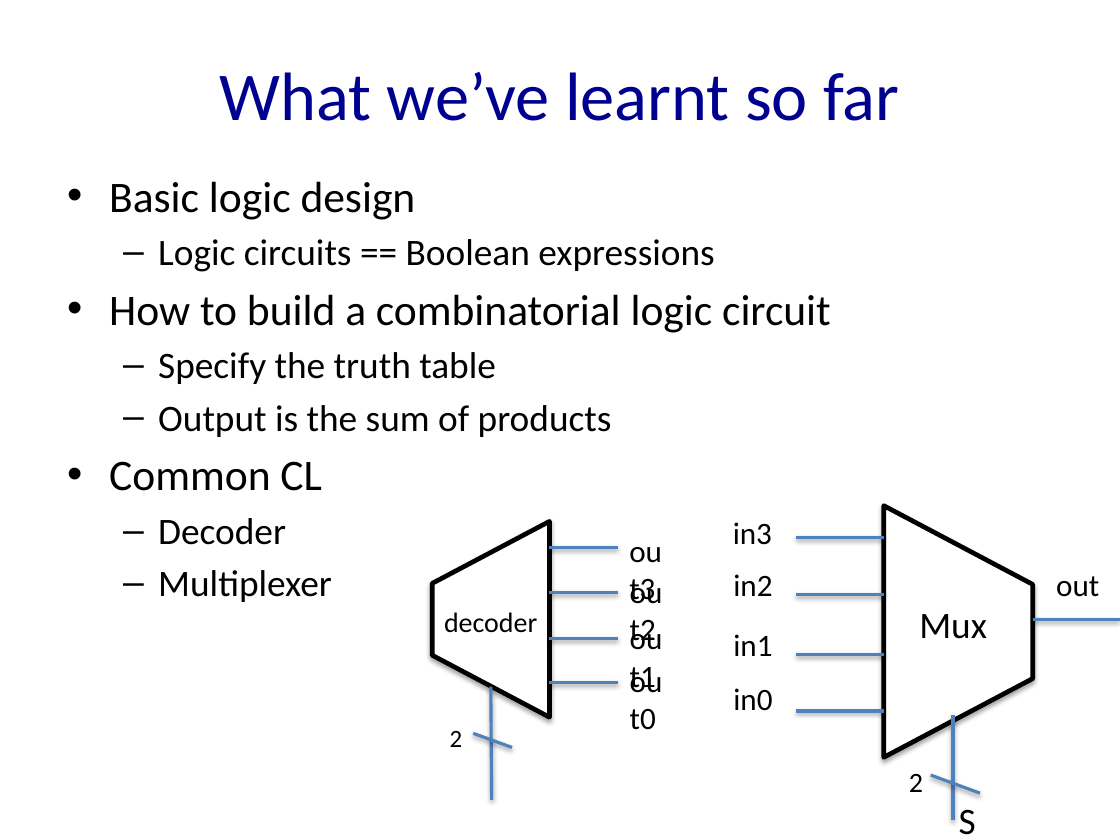
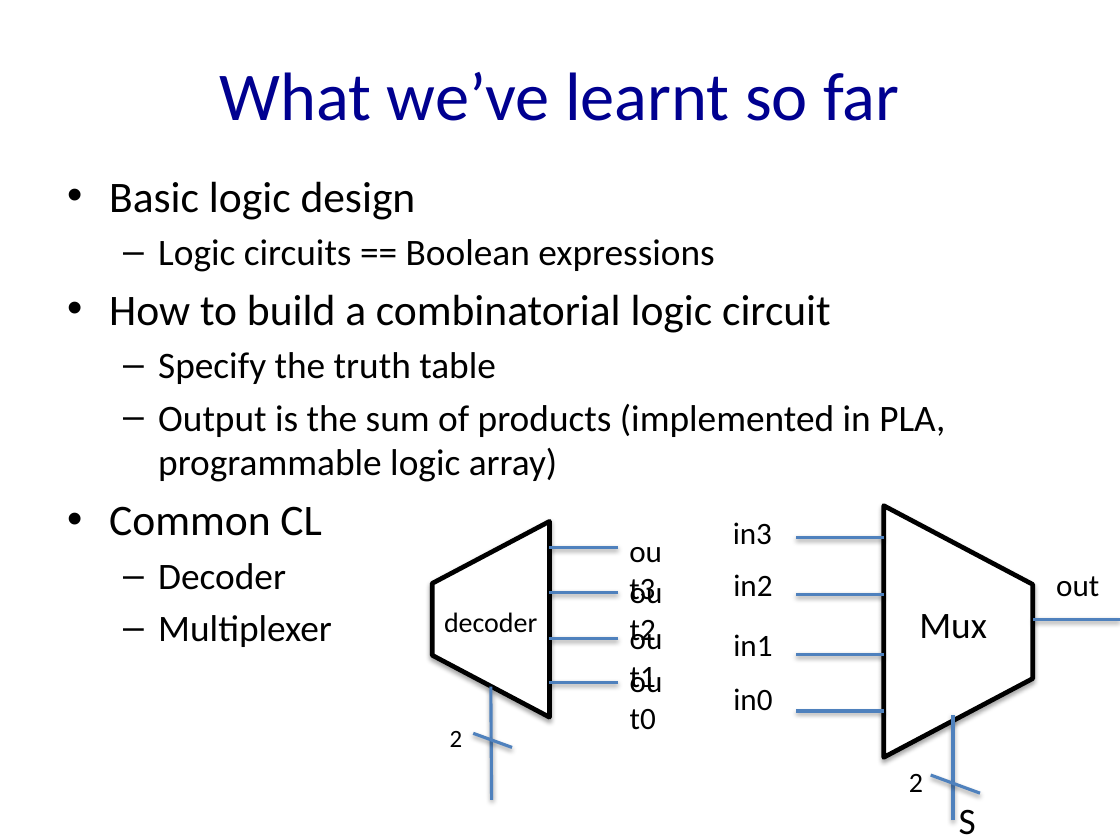
Before and after one commit to NYU-CSO/nyu-cso.github.io, a slide deck: slide 2 of notes/arch-alu.pptx. Drawn at 1120x840 pixels with LibreOffice and Linux fonts; fonts in the diff are those of the drawing. Boxes give left, top, right and bottom in pixels: in the first picture for what was removed or moved away, otherwise in the second. Text is boxed around its words. In the diff, an @@ line names an element or a change of style, - is before the commit and + after.

```diff
--- a/notes/arch-alu.pptx
+++ b/notes/arch-alu.pptx
@@ text at [158,404,945,482]: text changed @@
-  – Output is the sum of products
+  – Output is the sum of products (implemented in PLA, programmable logic array)
```
Also in this commit, not shown: 10 other slides changed, 2 slides added, 1 other file.
